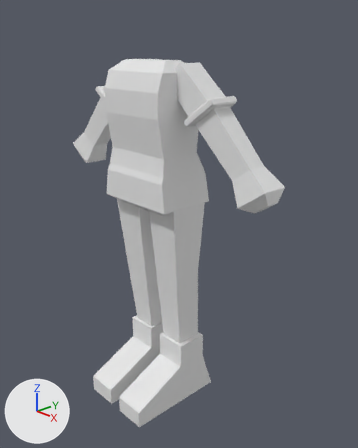
The Blender file Avatar Model.blend, before and after one commit.
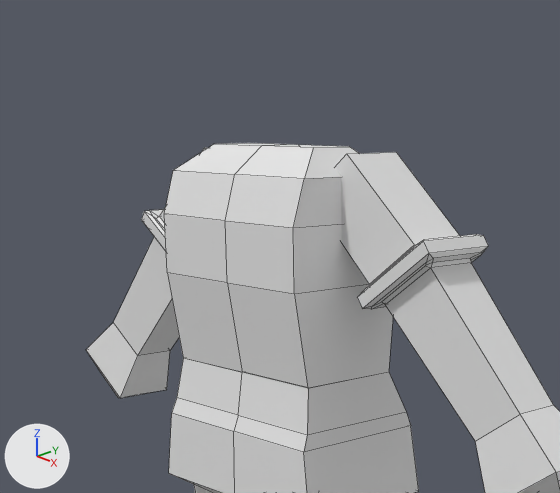
Old and new are each drawn whole from a 50 mm lens placed at (1.544, -1.337, 1.572), pointed at (0.082, 0.032, 0.838) and again close up on the part from 11% to 75% of the width and 0% to 45% of the height. Every picture has the same lights, and +X, +Y and +Z are marked at lower left. The close-ups show mesh edges as thin lines.

Names of what the first close-up shows: 'Avatar - Arms', 'Avatar - Waist', 'Cube'.
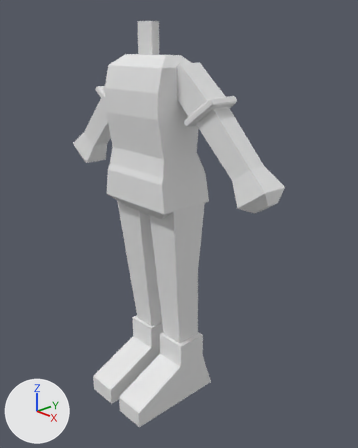
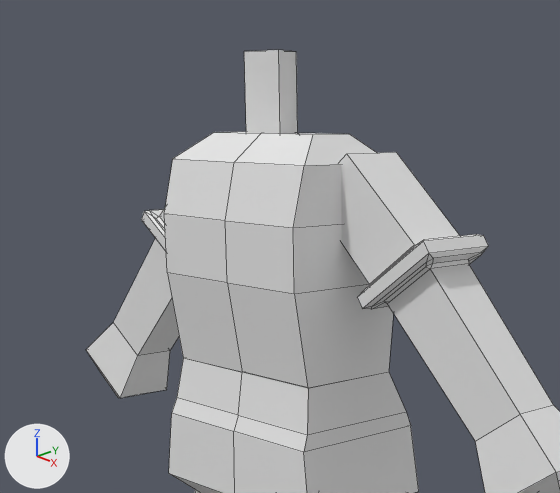
Location of each change, (x1, y1, x2, y2) in pixels of the close-ups (560 x 493 px; the box of a moved part takes in the faces that stretch with it):
'Cube', reshaped
    before: (164, 143, 393, 388)
    after: (164, 132, 393, 388)
'Cylinder', added
    after: (244, 50, 298, 134)
part 1 of me_cube_001, moved or reshaped
    before: (164, 143, 358, 228)
    after: (164, 132, 376, 228)

Edits to the bpy script that builds the scene:
```text
Change me_cube_001:
    where me_cube_001.from_pydata(...)  # 20 vertices, 14 faces; spans x 0.0..0.162, y -0.147..0.067, z 1.158..1.507
    used by ob_cube; location = (0.0, 0.0, 0.0)
    before: 12 (0.121, -0.071, 1.507) at pixel (313, 147), 13 (0.162, -0.125, 1.467) at pixel (304, 178), 14 (0.121, 0.004, 1.507) at pixel (349, 146), 15 (0.162, 0.05, 1.467), 16 (0.0, 0.004, 1.507) at pixel (298, 144)
    before: 17 (0.0, 0.05, 1.467), 18 (0.0, -0.125, 1.467) at pixel (234, 174), 19 (0.0, -0.071, 1.507) at pixel (261, 145)
    me_cube_001 part 1
    add for i in [*range(12, 20)]: me_cube_001.vertices[i].co += Vector((0.0, 0.0, 0.018))
Add me_cylinder:
    me_cylinder.from_pydata([(0.0, 0.0036, 1.4964), (0.0, 0.0036, 1.6445), (0.0412, -0.0678, 1.4964), (0.0412, -0.0678, 1.6445), (-0.0412, -0.0678, 1.4964), (-0.0412, -0.0678, 1.6445)], [], [(0, 1, 3, 2), (2, 3, 5, 4), (3, 1, 5), (4, 5, 1, 0), (0, 2, 4)])
Add ob_cylinder:
    ob_cylinder = bpy.data.objects.new('Cylinder', me_cylinder)
    ob_cylinder.location = (0.0, 0.0, 0.0)
```
